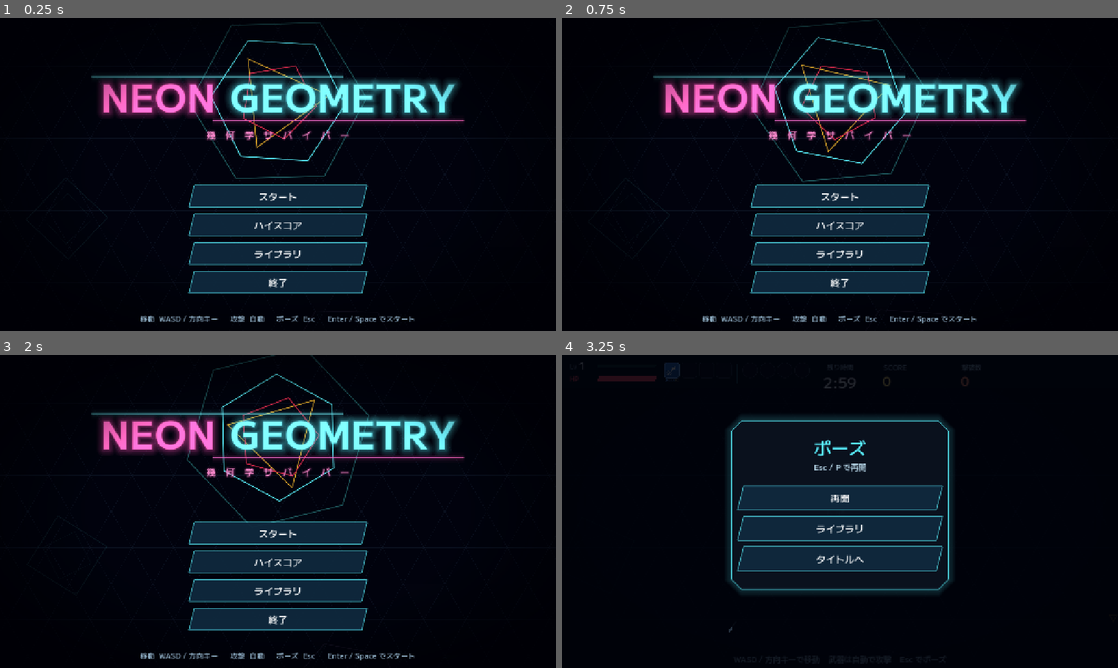
Above: before the commit, frames 1-4 (two rows, left to right).
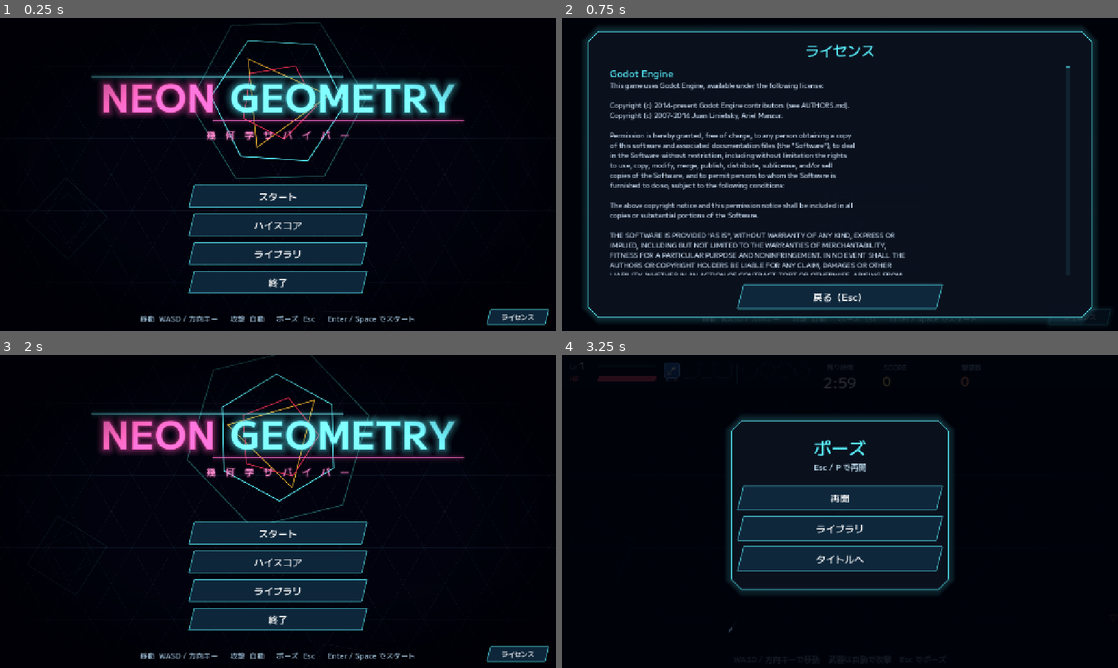
Above: after the commit, the same moments.

Repository: Shohei-Yamashiro/TestGame
Game: Godot game, scene res://scenes/main.tscn
Same seed, same stepped clock (60 frames per second), same inputs: the game is played once before the commit and once after it.
Inputs (mouse positions are in pixels of both pictures, inside the frame that each line leads up to):
- Up to frame 1 (0.25 s): no input
- Up to frame 2 (0.75 s): click (1079, 318) at 0.5 s, where only the run after the commit has a clickable "ライセンス"
- Up to frame 3 (2 s): click (278, 633) at 1.25 s, where only the run after the commit has a clickable "戻る（Esc）"
- Up to frame 4 (3.25 s): click "スタート" at 2 s; tap Enter at 2.75 s; move the mouse to (962, 495) at 2.77 s; hold D from 2.78 s (still down); tap Backspace at 2.85 s; click (962, 495) at 2.92 s; tap Space at 3.02 s; tap P at 3.05 s

The runs differ from the first frame. In frame 1, 0.6% of the frame differs, in the area x 87-99%, y 92-99%; in frame 2, 29%, in the area x 4-99%, y 0-99%; in frame 3, 0.6%; in frame 4, nothing differs.

Commit message:
ライセンス表示画面と同梱用のライセンス文を追加
- タイトル画面の右下に「ライセンス」ボタンを置き、ライセンス表示画面へ遷移する
- Godot 本体・エンジン内の第三者コンポーネント・同梱フォントのライセンスを表示（エンジン分は Engine API から取得）
- 配布物に同梱する THIRD-PARTY-NOTICES.txt と、その生成ツール tools/licenses/generate_notices.gd を追加
- 同梱ファイルが古くなっていないか、画面の開閉の回帰テストを追加

Co-authored-by: Cursor <cursoragent@cursor.com>

#27 の一部

Diff:
--- /dev/null
+++ b/scenes/ui/licenses.tscn
@@ -0,0 +1,64 @@
+[gd_scene load_steps=3 format=3]
+
+[ext_resource type="Script" path="res://scripts/ui/licenses_screen.gd" id="1_licenses"]
+[ext_resource type="Theme" path="res://scenes/ui/ui_theme.tres" id="2_theme"]
+
+[node name="Licenses" type="CanvasLayer"]
+layer = 45
+visible = false
+script = ExtResource("1_licenses")
+
+[node name="Root" type="Control" parent="."]
+layout_mode = 3
+anchors_preset = 15
+anchor_right = 1.0
+anchor_bottom = 1.0
+grow_horizontal = 2
+grow_vertical = 2
+mouse_filter = 2
+theme = ExtResource("2_theme")
+
+[node name="Overlay" type="ColorRect" parent="Root"]
+layout_mode = 0
+offset_right = 1280.0
+offset_bottom = 720.0
+color = Color(0, 0.01, 0.04, 0.85)
+
+[node name="Frame" type="Panel" parent="Root"]
+layout_mode = 0
+offset_left = 60.0
+offset_top = 30.0
+offset_right = 1220.0
+offset_bottom = 690.0
+theme_type_variation = &"FramePanel"
+
+[node name="Title" type="Label" parent="Root"]
+layout_mode = 0
+offset_left = 60.0
+offset_top = 46.0
+offset_right = 1220.0
+offset_bottom = 94.0
+theme_override_colors/font_color = Color(0.35, 0.95, 1, 1)
+theme_override_font_sizes/font_size = 32
+text = "ライセンス"
+horizontal_alignment = 1
+
+[node name="Body" type="RichTextLabel" parent="Root"]
+layout_mode = 0
+offset_left = 110.0
+offset_top = 110.0
+offset_right = 1170.0
+offset_bottom = 592.0
+focus_mode = 0
+theme_override_font_sizes/normal_font_size = 15
+selection_enabled = false
+
+[node name="Back" type="Button" parent="Root"]
+custom_minimum_size = Vector2(460, 58)
+layout_mode = 0
+offset_left = 410.0
+offset_top = 612.0
+offset_right = 870.0
+offset_bottom = 670.0
+focus_mode = 0
+text = "戻る（Esc）"
--- a/scenes/ui/title_menu.tscn
+++ b/scenes/ui/title_menu.tscn
@@ -67,6 +67,16 @@
 offset_bottom = 634.0
 focus_mode = 0
 text = "終了"
+
+[node name="LicensesButton" type="Button" parent="Root"]
+layout_mode = 0
+offset_left = 1124.0
+offset_top = 670.0
+offset_right = 1260.0
+offset_bottom = 706.0
+focus_mode = 0
+theme_override_font_sizes/font_size = 15
+text = "ライセンス"
 
 [node name="Controls" type="Label" parent="Root"]
 layout_mode = 0
--- a/scripts/game.gd
+++ b/scripts/game.gd
@@ -26,6 +26,8 @@
 const TitleScene := preload("res://scenes/ui/title_menu.tscn")
 const LibraryScene := preload("res://scenes/ui/library.tscn")
 const Library := preload("res://scripts/ui/library.gd")
+const LicensesScene := preload("res://scenes/ui/licenses.tscn")
+const LicensesScreen := preload("res://scripts/ui/licenses_screen.gd")
 const WEAPON_SCRIPTS := {
 	"blaster": preload("res://scripts/weapons/blaster.gd"),
 	"homing": preload("res://scripts/weapons/homing.gd"),
@@ -85,6 +87,7 @@
 var pause_layer: PauseMenu
 var title_layer: TitleMenu
 var library_layer: Library
+var licenses_layer: LicensesScreen
 var title_deco: Node2D
 
 
@@ -147,6 +150,10 @@
 	if library_layer.visible:
 		if key.keycode in [KEY_ESCAPE, KEY_BACKSPACE, KEY_P]:
 			library_layer.close()
+		return
+	if licenses_layer.visible:
+		if key.keycode in [KEY_ESCAPE, KEY_BACKSPACE]:
+			licenses_layer.close()
 		return
 	match phase:
 		Phase.TITLE:
@@ -619,11 +626,23 @@
 	title_layer.quit_requested.connect(_quit)
 	title_layer.ranking_requested.connect(_show_ranking)
 	title_layer.library_requested.connect(_open_library)
+	title_layer.licenses_requested.connect(_open_licenses)
 	add_child(title_layer)
 	title_layer.set_best(scores.best)
 	library_layer = LibraryScene.instantiate()
-	library_layer.closed.connect(_on_library_closed)
+	library_layer.closed.connect(_on_overlay_closed)
 	add_child(library_layer)
+	licenses_layer = LicensesScene.instantiate()
+	licenses_layer.closed.connect(_on_overlay_closed)
+	add_child(licenses_layer)
+
+
+func _open_licenses() -> void:
+	if phase != Phase.TITLE:
+		return
+	title_deco.visible = false
+	licenses_layer.open()
+	audio.play("ui")
 
 
 func _open_library() -> void:
@@ -634,7 +653,7 @@
 	audio.play("ui")
 
 
-func _on_library_closed() -> void:
+func _on_overlay_closed() -> void:
 	title_deco.visible = phase == Phase.TITLE
 	audio.play("ui")
 
--- /dev/null
+++ b/scripts/licenses.gd
@@ -0,0 +1,47 @@
+extends RefCounted
+
+# Licence notices for everything the game ships: the engine, its third-party components and the fonts.
+# The engine parts come from the running binary, so they stay right across engine upgrades.
+# The same text feeds the in-game licences screen and THIRD-PARTY-NOTICES.txt (tools/licenses).
+
+const NOTICE_PATH := "res://THIRD-PARTY-NOTICES.txt"
+# name, licence file; the fonts' licence texts must be exported with the game (see the export filter).
+const FONTS := [
+	["M PLUS 1", "res://assets/fonts/MPLUS1-OFL.txt"],
+	["Noto Sans Symbols 2", "res://assets/fonts/NotoSansSymbols2-OFL.txt"],
+]
+
+
+# [heading, body] pairs in display order.
+static func sections() -> Array:
+	var out := []
+	out.append(["Godot Engine", "This game uses Godot Engine, available under the following license:\n\n" + Engine.get_license_text().strip_edges()])
+	for font in FONTS:
+		out.append(["%s (font)" % font[0], FileAccess.get_file_as_string(font[1]).strip_edges()])
+	out.append(["Godot Engine third-party components", _components()])
+	var texts: Dictionary = Engine.get_license_info()
+	var names := texts.keys()
+	names.sort()
+	for name in names:
+		out.append(["License: %s" % name, str(texts[name]).strip_edges()])
+	return out
+
+
+static func _components() -> String:
+	var lines: PackedStringArray = []
+	for component: Dictionary in Engine.get_copyright_info():
+		lines.append(str(component["name"]))
+		for part: Dictionary in component["parts"]:
+			for holder in part["copyright"]:
+				lines.append("  Copyright %s" % holder)
+			lines.append("  License: %s" % part["license"])
+		lines.append("")
+	return "\n".join(lines).strip_edges()
+
+
+static func notice_text() -> String:
+	var blocks: PackedStringArray = []
+	for section in sections():
+		var heading: String = section[0]
+		blocks.append("%s\n%s\n\n%s" % [heading, "=".repeat(heading.length()), section[1]])
+	return "\n\n\n".join(blocks) + "\n"
--- /dev/null
+++ b/scripts/ui/licenses_screen.gd
@@ -0,0 +1,60 @@
+extends CanvasLayer
+
+# Scrollable list of the licence notices (see scripts/licenses.gd), opened from the title screen.
+signal closed
+
+const Licenses := preload("res://scripts/licenses.gd")
+
+const HEADING_COLOR := Color(0.35, 0.95, 1.0)
+const BODY_COLOR := Color(0.75, 0.82, 0.9)
+
+@onready var _body: RichTextLabel = $Root/Body
+
+var _filled := false
+
+
+func _ready() -> void:
+	$Root/Back.pressed.connect(close)
+	var bar := _body.get_v_scroll_bar()
+	bar.custom_minimum_size.x = 10.0
+	bar.add_theme_stylebox_override("scroll", _bar_style(Color(0.35, 0.95, 1.0, 0.08)))
+	for state in ["grabber", "grabber_highlight", "grabber_pressed"]:
+		bar.add_theme_stylebox_override(state, _bar_style(Color(0.35, 0.95, 1.0, 0.6 if state == "grabber" else 0.9)))
+
+
+func _bar_style(color: Color) -> StyleBoxFlat:
+	var style := StyleBoxFlat.new()
+	style.bg_color = color
+	style.set_corner_radius_all(5)
+	return style
+
+
+func open() -> void:
+	visible = true
+	if not _filled:
+		_filled = true
+		_fill()
+	_body.scroll_to_line(0)
+
+
+func close() -> void:
+	if not visible:
+		return
+	visible = false
+	closed.emit()
+
+
+# Built on first open: the third-party texts run to about 100 KB.
+func _fill() -> void:
+	_body.clear()
+	for section in Licenses.sections():
+		_body.push_font_size(22)
+		_body.push_color(HEADING_COLOR)
+		_body.add_text(section[0])
+		_body.pop()
+		_body.pop()
+		_body.add_text("\n")
+		_body.push_color(BODY_COLOR)
+		_body.add_text(section[1])
+		_body.pop()
+		_body.add_text("\n\n")
--- a/scripts/ui/title_menu.gd
+++ b/scripts/ui/title_menu.gd
@@ -4,6 +4,7 @@
 signal quit_requested
 signal ranking_requested(open: bool)
 signal library_requested
+signal licenses_requested
 
 const Palette := preload("res://scripts/palette.gd")
 const ScoreStore := preload("res://scripts/score_store.gd")
@@ -20,6 +21,7 @@
 	$Root/Start.pressed.connect(start_requested.emit)
 	$Root/RankingButton.pressed.connect(ranking_requested.emit.bind(true))
 	$Root/LibraryButton.pressed.connect(library_requested.emit)
+	$Root/LicensesButton.pressed.connect(licenses_requested.emit)
 	$Root/Quit.pressed.connect(quit_requested.emit)
 	$Root/Ranking/Back.pressed.connect(ranking_requested.emit.bind(false))
 	$Root/Ranking/Heading.text = "HIGH SCORE  TOP %d" % ScoreStore.MAX_RECORDS
--- a/tests/unit_tests.gd
+++ b/tests/unit_tests.gd
@@ -696,6 +696,32 @@
 	return lines
 
 
+func test_license_notices_are_complete_and_current() -> void:
+	var Licenses = load("res://scripts/licenses.gd")
+	var text: String = Licenses.notice_text()
+	for needle in ["Godot Engine contributors", "M+ FONTS Project Authors", "Noto Project Authors", "FreeType", "License: Expat"]:
+		check(text.contains(needle), "license notices should mention %s" % needle)
+	check(FileAccess.get_file_as_string(Licenses.NOTICE_PATH) == text,
+		"THIRD-PARTY-NOTICES.txt is stale; rerun tools/licenses/generate_notices.gd")
+
+
+func test_licenses_screen_opens_from_title_and_closes() -> void:
+	var game = (load("res://scenes/main.tscn") as PackedScene).instantiate()
+	root.add_child(game)
+	game.title_layer.licenses_requested.emit()
+	check(game.licenses_layer.visible, "the title button should open the licenses screen")
+	check(not game.title_deco.visible, "the title logo should hide behind the licenses screen")
+	var body: RichTextLabel = game.licenses_layer.get_node("Root/Body")
+	check(body.get_parsed_text().contains("Godot Engine"), "the licenses screen should list Godot Engine")
+	var esc := InputEventKey.new()
+	esc.keycode = KEY_ESCAPE
+	esc.pressed = true
+	game._unhandled_input(esc)
+	check(not game.licenses_layer.visible, "Esc should close the licenses screen")
+	check(game.title_deco.visible and game.phase == game.Phase.TITLE, "closing should return to the title screen")
+	game.free()
+
+
 func _collect_text_files(dir: String, out: Array[String]) -> void:
 	for sub in DirAccess.get_directories_at(dir):
 		_collect_text_files(dir.path_join(sub), out)
--- /dev/null
+++ b/tests/visual/licenses.gd
@@ -0,0 +1,38 @@
+extends SceneTree
+
+# Windowed capture of the title screen's licenses button and the licenses screen, top and scrolled.
+# Usage: godot --fixed-fps 60 --path <project> -s res://tests/visual/licenses.gd -- [prefix]
+var game
+var frame := 0
+var shots := "user://ui_shots"
+var prefix := "licenses"
+
+
+func _initialize() -> void:
+	var args := OS.get_cmdline_user_args()
+	if not args.is_empty():
+		prefix = args[0]
+	load("res://scripts/score_store.gd").persist = false
+	game = (load("res://scenes/main.tscn") as PackedScene).instantiate()
+	root.add_child(game)
+	DirAccess.make_dir_recursive_absolute(ProjectSettings.globalize_path(shots))
+
+
+func _shot(name: String) -> void:
+	var path := ProjectSettings.globalize_path("%s/%s_%s.png" % [shots, prefix, name])
+	root.get_viewport().get_texture().get_image().save_png(path)
+	print("SHOT ", path)
+
+
+func _process(_delta: float) -> bool:
+	frame += 1
+	if frame == 60:
+		_shot("title")
+		game.title_layer.licenses_requested.emit()
+	if frame == 70:
+		_shot("top")
+		game.licenses_layer.get_node("Root/Body").scroll_to_line(120)
+	if frame == 80:
+		_shot("scrolled")
+		return true
+	return false
--- /dev/null
+++ b/tools/licenses/generate_notices.gd
@@ -0,0 +1,14 @@
+extends SceneTree
+
+# Writes THIRD-PARTY-NOTICES.txt, the licence file shipped next to the game's executable.
+# Rerun after upgrading Godot or adding fonts or other third-party assets; a unit test flags a stale file.
+# Usage: godot --headless --path <project> -s res://tools/licenses/generate_notices.gd
+const Licenses := preload("res://scripts/licenses.gd")
+
+
+func _initialize() -> void:
+	var file := FileAccess.open(Licenses.NOTICE_PATH, FileAccess.WRITE)
+	file.store_string(Licenses.notice_text())
+	file.close()
+	print("NOTICES ", ProjectSettings.globalize_path(Licenses.NOTICE_PATH))
+	quit()
Not shown, added: THIRD-PARTY-NOTICES.txt
Not shown, added: scripts/licenses.gd.uid
Not shown, added: scripts/ui/licenses_screen.gd.uid
Not shown, added: tools/licenses/generate_notices.gd.uid
